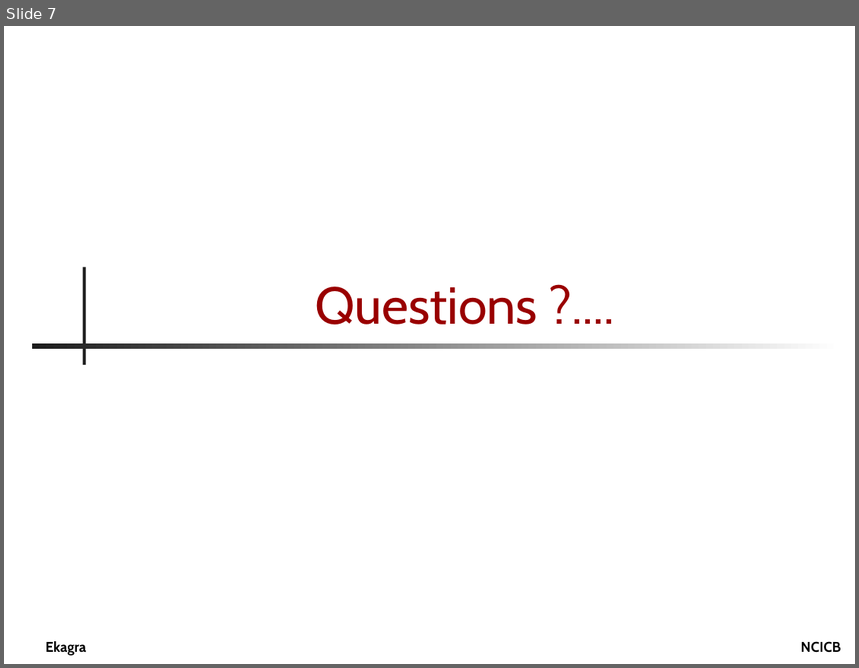
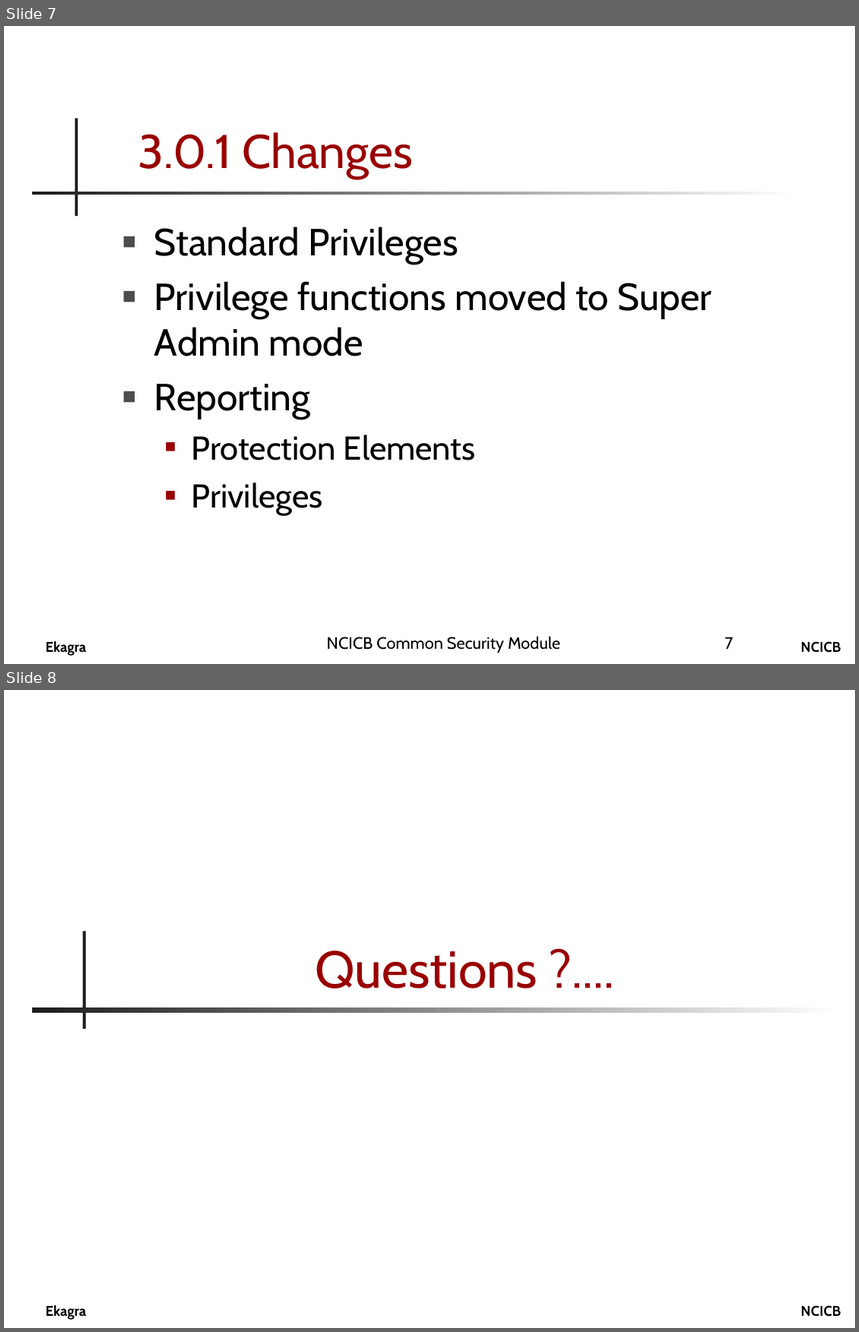
Before and after one commit to CBIIT/common-security-module-docs, a slide deck: Presentations/CSM_UPT_Presentation.ppt. Shown one above the other, each under a label of ours: slide 7 before the commit, slides 7 and 8 after it. The pictures are 859x668 and 859x1332 pixels, drawn with LibreOffice and Linux fonts; fonts in the diff are those of the drawing; background and template pictures are left out. Boxes give left, top, right and bottom in pixels: in the first picture for what was removed or moved away, otherwise in the second. Text is boxed around its words. In the diff, an @@ line names an element or a change of style, - is before the commit and + after.

```diff
--- a/Presentations/CSM_UPT_Presentation.ppt
+++ b/Presentations/CSM_UPT_Presentation.ppt
@@ slide 7 added at (4, 26, 855, 664), background #FFFFFF; not listed: 2 template elements that a slide beside it also shows @@
@@ rectangle added at (75, 118, 77, 216), fill #1C1C1C @@
@@ title added at (138, 132, 413, 179), 40 pt, text #990000 @@
+3.0.1 Changes
@@ rectangle added at (32, 192, 798, 195), fill gradient #FFFFFF to #1C1C1C @@
@@ text added at (154, 227, 712, 515), 32 pt, text #000000 @@
+■ Standard Privileges
+■ Privilege functions moved to Super Admin mode
+■ Reporting
+  ■ Protection Elements
+  ■ Privileges
@@ text added at (327, 636, 560, 653), 14 pt, text #000000 @@
+NCICB Common Security Module
@@ page number added at (725, 637, 734, 649), 14 pt, text #000000 @@
+7
@@ what was slide 7 is now slide 8 @@
```
Also in this commit, not shown: 5 slides changed, 1 other slide added, 1 slide removed.
